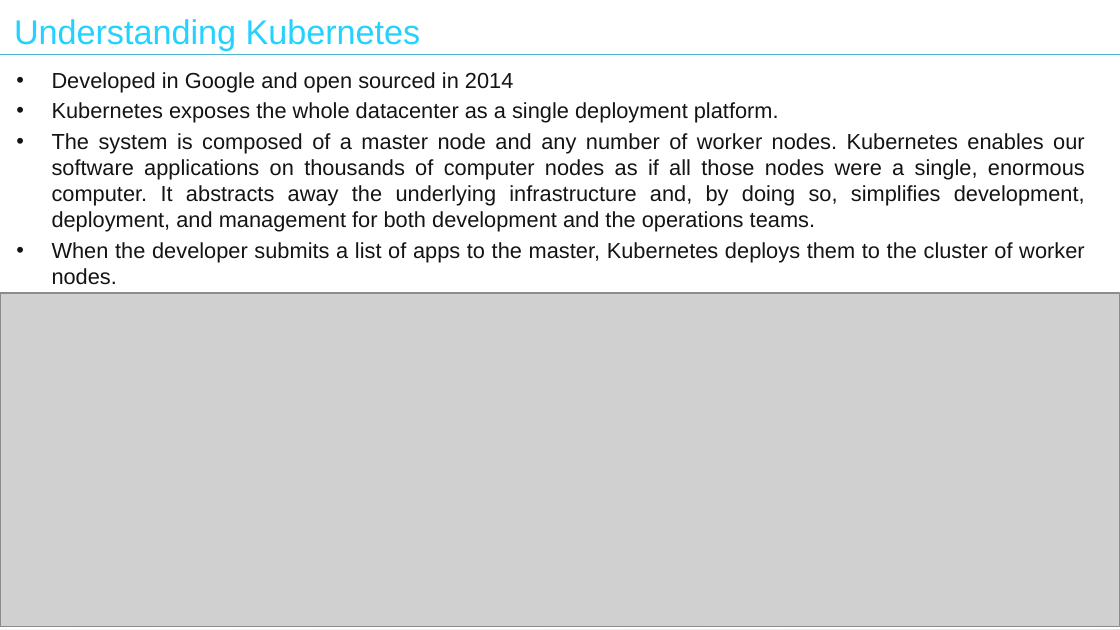
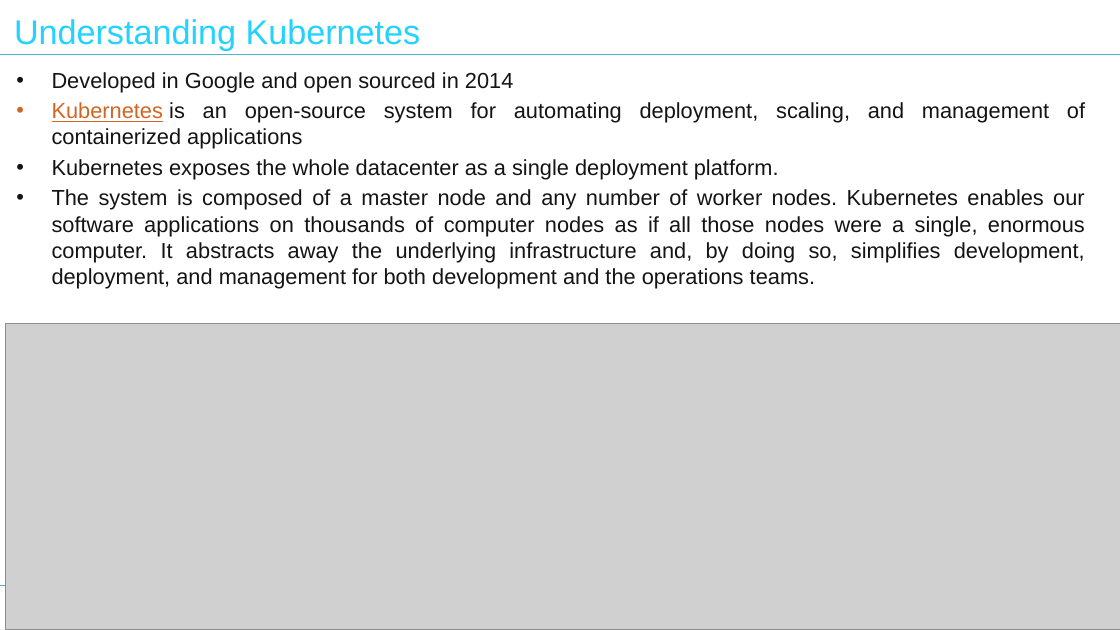
Before and after one commit to nilaybose/minikubedemo, a slide deck: slide 8 of Tech Talk - Kubernetes.pptx. Drawn at 1120x630 pixels with LibreOffice and Linux fonts; fonts in the diff are those of the drawing; grey boxes stand for pictures. Boxes give left, top, right and bottom in pixels: in the first picture for what was removed or moved away, otherwise in the second. Text is boxed around its words. In the diff, an @@ line names an element or a change of style, - is before the commit and + after.

```diff
--- a/Tech Talk - Kubernetes.pptx
+++ b/Tech Talk - Kubernetes.pptx
@@ text at box(52, 102, 1085, 149): paragraph added @@
+• Kubernetes is an open-source system for automating deployment, scaling, and management of containerized applications
@@ text at box(52, 242, 1084, 285): paragraph removed @@
-• When the developer submits a list of apps to the master, Kubernetes deploys them to the cluster of worker nodes.
@@ picture: place and size @@
-picture at box(0, 293, 1120, 627)
+picture at box(6, 324, 1120, 630)
```
Also in this commit, not shown: 4 other slides changed, 3 slides added.
